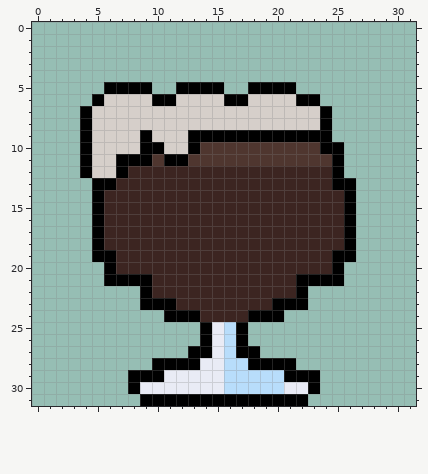
Edited in one commit: pixel-art sprite (img/RussianImperialStout.png). The picture above is the old version.
The file is 32x32 pixels. Colours within 5 levels of each other are drawn and written as one.
After:
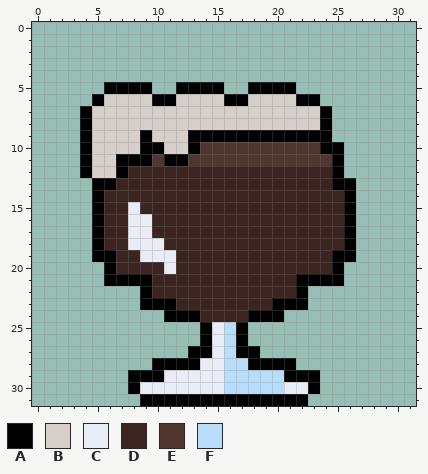
Palette (. is transparent): A #000000  B #d6cfca  C #e9ebf5  D #3c2521  E #4f362f  F #b8ddfb
What changed:
Changed rows in their new state; - is an unchanged pixel.
first column x 8:
15 C---
16 CC--
17 CC--
18 CCC-
19 -CCC
20 ---C
Changed places in both pictures, as pixel boxes (x1, y1, x2, y2):
changed: (128, 202, 176, 274)
